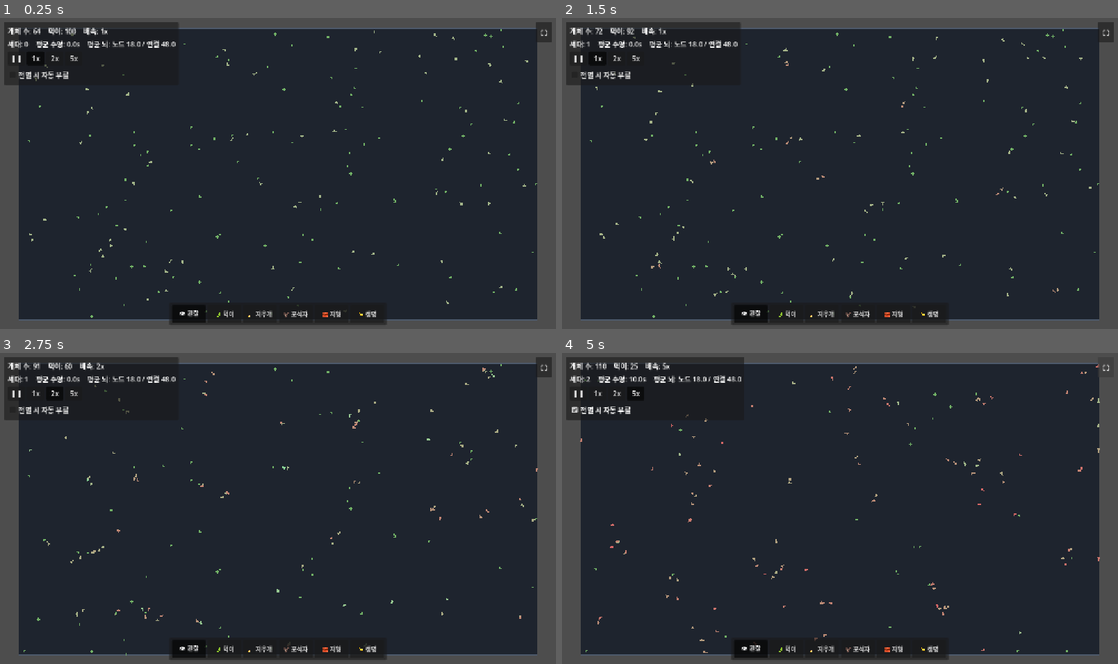
Above: before the commit, frames 1-4 (two rows, left to right).
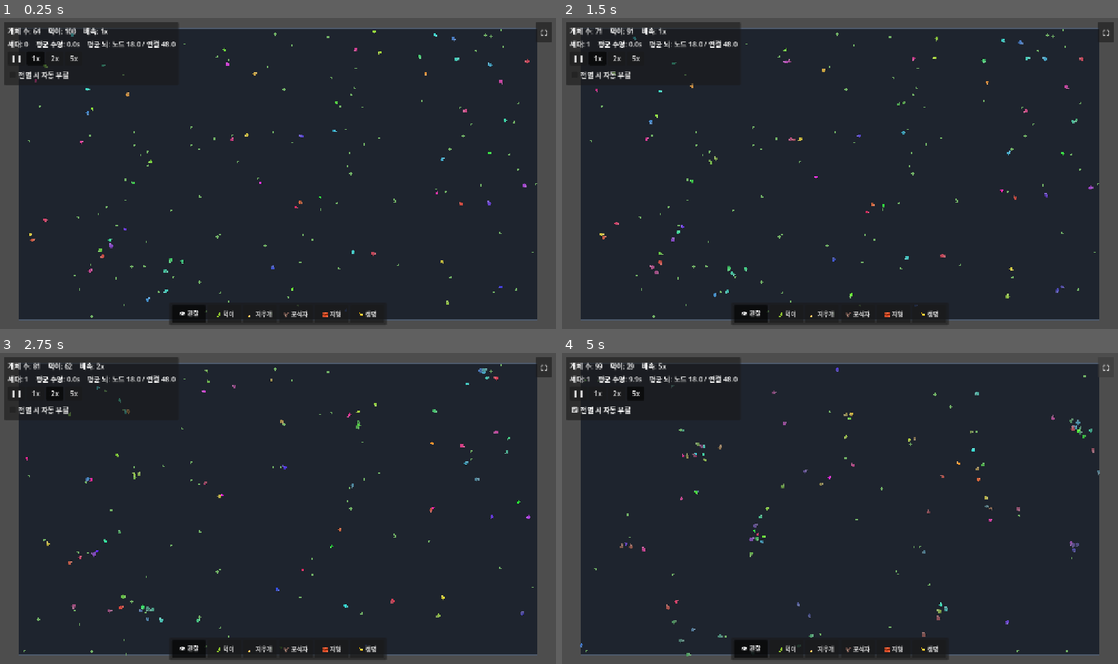
Above: after the commit, the same moments.

Repository: MoriochoRadio/mindlings
Game: Godot game, scene res://scenes/Main.tscn
Same seed, same stepped clock (60 frames per second), same inputs: the game is played once before the commit and once after it.
Inputs:
- Up to frame 1 (0.25 s): no input
- Up to frame 2 (1.5 s): click "❚❚" at 0.5 s; click "1x" at 1.25 s
- Up to frame 3 (2.75 s): click "2x" at 2 s
- Up to frame 4 (5 s): click "5x" at 2.75 s; click "전멸 시 자동 부활" at 3.5 s; click "⛶" at 4.25 s

The runs differ from the first frame. In frame 1, 0.4% of the frame differs, in the area x 5-96%, y 4-94%; in frame 2, 0.5%; in frame 3, 0.7%; in frame 4, 1.4%, in the area x 3-97%, y 1-98%.

Commit message:
T1-a: '작은 사람들' 외형 + 이름 + 보이는 형질(크기·색)
DEPTH_ROADMAP T1-a(정체성 반영판). 밋밋함 R1 해소 + '작은 사람들' 정체성 적용.
진화-AI 코어(감각→결정→학습→진화)는 그대로.

- 인간형 외형(그레이박스): 삼각형 → 코드로 그린 '머리+몸'(Creature._draw). +x가 바라보는 방향.
  외부 에셋·애니메이션 없음. Creature.tscn의 Body Polygon2D 제거(커스텀 드로로 대체).
- 이름: 개체마다 자동 닉네임(음절 조합, 다정한 톤). 클릭 패널 제목에 표시.
- 보이는 유전 형질(creature_genes.gd, 뇌처럼 유전·돌연변이):
  · 크기 유전자 → 외형/충돌 크기. 트레이드오프: 클수록 max_energy↑·오래 버팀 but 느림·대사↑
    (size_to_energy/slowness/metabolism @export).
  · 색(hue) 유전자 → 외형 색(에너지로 채도·명도 변조 → 배고픔도 함께 읽힘). 부모→자식 약한 변이로 색 계통.
  · 번식 시 형질 복제+돌연변이로 유전(World.reproduce), 창시자는 무작위 형질.
  · 변이율·범위·트레이드오프 강도 모두 @export(World/Creature).
- 가독성: 클릭 패널에 이름·생각·상태 + 형질(크기·색 스와치). 패널 레이아웃 확장(높이 420, 노드 시작 122).
- 문서: GAME_DESIGN '게임 정체성(작은 사람들)', DEPTH_ROADMAP 5장 정체성 반영, CLAUDE 한 줄 요약 갱신.

범위: 이번 슬라이스는 외형·이름·크기·색까지. 속도·감각범위·먹이성향·사회는 다음.

Co-Authored-By: Claude Opus 4.8 (1M context) <noreply@anthropic.com>

Diff:
--- a/scenes/Creature.tscn
+++ b/scenes/Creature.tscn
@@ -12,7 +12,3 @@
 
 [node name="CollisionShape2D" type="CollisionShape2D" parent="."]
 shape = SubResource("CircleShape2D_creature")
-
-[node name="Body" type="Polygon2D" parent="."]
-color = Color(0.6, 0.85, 0.65, 1)
-polygon = PackedVector2Array(9, 0, -6, 5, -6, -5)
--- a/scripts/BrainPanel.gd
+++ b/scripts/BrainPanel.gd
@@ -5,9 +5,9 @@
 ## 본격 실시간 그래프 시각화는 M5에서 확장한다.
 
 const NODE_R: float = 9.0
-# 높이는 입력 노드 수에 맞춰 잡는다(M4-3b에서 벽 더듬이 3개 추가 → 입력 14 + 편향 = 15행).
-const PANEL_SIZE: Vector2 = Vector2(344, 400)
-const NODES_TOP: float = 100.0  # 노드 그래프 시작 y(위쪽은 '생각 한 줄'+상태 영역)
+# 높이는 입력 노드 수에 맞춰 잡는다(입력 14 + 편향 = 15행). 위쪽엔 이름·생각·상태·형질 영역.
+const PANEL_SIZE: Vector2 = Vector2(344, 420)
+const NODES_TOP: float = 122.0  # 노드 그래프 시작 y(위쪽은 이름+생각 한 줄+상태+형질 영역)
 
 var _creature: Creature = null
 var _node_pos: Dictionary = {}   # node id -> 패널 로컬 좌표
@@ -74,17 +74,29 @@
 	draw_rect(Rect2(Vector2.ZERO, PANEL_SIZE), Color(0.05, 0.06, 0.09, 0.85), true)
 	draw_rect(Rect2(Vector2.ZERO, PANEL_SIZE), Color(1, 1, 1, 0.12), false, 1.0)
 
-	# 1줄: 생각(사람 말로 통역) — 패널의 주인공(LEGIBILITY_UX 기법1·3층 중 2층).
-	draw_string(font, Vector2(12, 28), _creature.get_thought(),
-		HORIZONTAL_ALIGNMENT_LEFT, PANEL_SIZE.x - 24, 16, Color(0.96, 0.97, 1.0))
-	# 2줄: 쉬운 상태(숫자 대신 의미). 배부름·나이·세대.
+	# 이름(애착·가독성) + 계보 색 스와치 — 패널 제목.
+	draw_string(font, Vector2(12, 26), _creature.nickname,
+		HORIZONTAL_ALIGNMENT_LEFT, PANEL_SIZE.x - 60, 18, Color(0.98, 0.98, 1.0))
+	var sw := Vector2(PANEL_SIZE.x - 24, 20)
+	draw_circle(sw, 8.0, _creature.trait_color())
+	draw_arc(sw, 8.0, 0.0, TAU, 18, Color(1, 1, 1, 0.35), 1.0)
+
+	# 생각(사람 말로 통역) — LEGIBILITY 기법1·3층 중 2층.
+	draw_string(font, Vector2(12, 50), _creature.get_thought(),
+		HORIZONTAL_ALIGNMENT_LEFT, PANEL_SIZE.x - 24, 15, Color(0.96, 0.97, 1.0))
+	# 쉬운 상태(숫자 대신 의미). 배부름·나이·세대.
 	var fullness: int = int(round(_creature.energy / _creature.max_energy * 100.0))
-	draw_string(font, Vector2(12, 50),
+	draw_string(font, Vector2(12, 70),
 		"배부름 %d%%   ·   %d세대째   ·   %.0f살" % [fullness, _creature.generation, _creature.age],
 		HORIZONTAL_ALIGNMENT_LEFT, PANEL_SIZE.x - 24, 12, Color(0.72, 0.78, 0.86))
+	# 보이는 형질(크기·색) — 무리가 어떻게 갈라지는지 한눈에.
+	draw_string(font, Vector2(12, 88), "크기 %.2f   ·   색 계통" % _creature.genes.size,
+		HORIZONTAL_ALIGNMENT_LEFT, PANEL_SIZE.x - 24, 12, Color(0.72, 0.78, 0.86))
+	draw_circle(Vector2(PANEL_SIZE.x - 24, 84), 6.0, _creature.trait_color())
+
 	# 구분선 + 아래는 '진짜 뇌'(고급 정보, 단계적 공개의 3층 자리).
-	draw_line(Vector2(12, 66), Vector2(PANEL_SIZE.x - 12, 66), Color(1, 1, 1, 0.10), 1.0)
-	draw_string(font, Vector2(12, 82), "이 아이의 진짜 뇌 (고급)",
+	draw_line(Vector2(12, 102), Vector2(PANEL_SIZE.x - 12, 102), Color(1, 1, 1, 0.10), 1.0)
+	draw_string(font, Vector2(12, 118), "이 아이의 진짜 뇌 (고급)",
 		HORIZONTAL_ALIGNMENT_LEFT, -1, 11, Color(0.55, 0.6, 0.68))
 
 	# 연결선: 신호(=출발 노드 활성 × 가중치) 부호로 색, 세기로 굵기·불투명도.
--- a/scripts/Creature.gd
+++ b/scripts/Creature.gd
@@ -42,12 +42,23 @@
 ## 끼임 탈출(넛지) 지속 시간(초). 이 동안 브레인 대신 열린 쪽으로 부드럽게 민다.
 @export var nudge_duration: float = 0.5
 
+@export_group("형질 트레이드오프(크기)")
+## 크기 유전자가 최대 에너지에 주는 영향. max_energy *= lerp(1, size, 이 값). 클수록 저장↑.
+@export var size_to_energy: float = 1.0
+## 크기가 이동 속도에 주는 영향(클수록 느려짐). speed /= lerp(1, size, 이 값).
+@export var size_to_slowness: float = 0.7
+## 크기가 대사에 주는 영향(클수록 더 먹어야). energy_decay *= lerp(1, size, 이 값).
+@export var size_to_metabolism: float = 0.5
+
 # 타깃 히스테리시스: 현재 먹이를 고수하고, 새 먹이가 이만큼 더 가까울 때만 교체(깜빡임 방지).
 const _TARGET_SWITCH_RATIO2: float = 0.7  # 거리² 비교(≈ 16% 이상 가까워야 교체)
 
 var energy: float = 0.0
 var age: float = 0.0
 var generation: int = 0
+
+var genes: CreatureGenes = null   # 보이는 유전 형질(크기·색). null이면 _ready에서 창시자 유전자 생성.
+var nickname: String = ""         # 자동 닉네임(애착·가독성). 비어 있으면 _ready에서 생성.
 
 var _alive: bool = true  # 포식·아사 중복 처리 방지(한 번만 죽는다)
 var _brain: MindNet = null
@@ -66,23 +77,61 @@
 var _last_sense: Array = []
 var _last_out: Array = []
 
-@onready var _body: Polygon2D = $Body
-
-## World가 스폰 시 호출. 경계·월드 참조·(선택) 미리 만든 두뇌를 넘긴다.
-func setup(bounds: Rect2, world: World, brain: MindNet = null) -> void:
+## 닉네임 음절 풀(다정·귀여운 톤). 두 음절을 이어 "토토·미루" 같은 이름을 만든다.
+const _NAME_SYL: Array[String] = [
+	"토", "미", "바", "루", "코", "나", "리", "포", "두", "삐",
+	"요", "마", "치", "노", "하", "뽀", "키", "라", "모", "소", "용", "단"]
+
+## World가 스폰 시 호출. 경계·월드 참조·(선택) 미리 만든 두뇌·유전자를 넘긴다.
+func setup(bounds: Rect2, world: World, brain: MindNet = null, p_genes: CreatureGenes = null) -> void:
 	_bounds = bounds
 	_world = world
 	if brain != null:
 		_brain = brain
+	if p_genes != null:
+		genes = p_genes
 
 func _ready() -> void:
 	if _brain == null:
 		_brain = BrainBuilder.build()
-	energy = start_energy
+	if genes == null:
+		genes = CreatureGenes.make_founder(0.25)  # 직접 인스턴스화된 경우의 안전망
+	if nickname == "":
+		nickname = _make_name()
+	_apply_genes()
+	energy = minf(start_energy, max_energy)
 	_heading = randf() * TAU
 	rotation = _heading
 	_stuck_ref = position
-	_update_color()
+	queue_redraw()
+
+## 유전 형질을 외형·능력에 반영한다(번식 시마다 인스턴스별로 한 번). 크기는 트레이드오프 동반.
+func _apply_genes() -> void:
+	scale = Vector2.ONE * genes.size            # 외형+충돌 크기(클수록 먹기 반경도 큼 — 공정)
+	max_energy *= lerpf(1.0, genes.size, size_to_energy)        # 클수록 저장↑
+	energy_decay *= lerpf(1.0, genes.size, size_to_metabolism)  # 클수록 대사↑
+	move_speed /= lerpf(1.0, genes.size, size_to_slowness)      # 클수록 느림
+
+func _make_name() -> String:
+	return _NAME_SYL[randi() % _NAME_SYL.size()] + _NAME_SYL[randi() % _NAME_SYL.size()]
+
+## '작은 사람'(그레이박스): 몸통 + 머리. +x가 바라보는 방향(rotation=heading). 색은 유전 hue × 에너지.
+func _draw() -> void:
+	var col: Color = body_color()
+	var outline := Color(0.0, 0.0, 0.0, 0.28)
+	draw_circle(Vector2(-1.0, 0.0), 6.0, col)                 # 몸통
+	draw_arc(Vector2(-1.0, 0.0), 6.0, 0.0, TAU, 18, outline, 1.0)
+	draw_circle(Vector2(5.2, 0.0), 3.6, col.lightened(0.18))  # 머리(앞쪽)
+	draw_arc(Vector2(5.2, 0.0), 3.6, 0.0, TAU, 14, outline, 1.0)
+
+## 렌더 색: 유전 hue(계보) + 에너지로 채도/명도 변조(배고프면 칙칙·어둡게 — 가독성 기법6).
+func body_color() -> Color:
+	var t: float = clampf(energy / max_energy, 0.0, 1.0)
+	return Color.from_hsv(genes.hue, lerpf(0.35, 0.85, t), lerpf(0.45, 1.0, t))
+
+## 계보 색(에너지와 무관한 순수 유전색) — 패널 형질 표시용.
+func trait_color() -> Color:
+	return Color.from_hsv(genes.hue, 0.7, 0.92)
 
 func get_brain() -> MindNet:
 	return _brain
@@ -273,10 +322,9 @@
 	_stuck_ref = position
 	_stuck_accum = 0.0
 
-## 에너지에 따라 몸 색을 빨강(굶주림)→초록(포만)으로(가독성 기둥 ②의 씨앗).
+## 에너지 변화 등으로 색이 바뀌므로 다시 그린다(색 계산은 _draw/body_color에서).
 func _update_color() -> void:
-	var t: float = clampf(energy / max_energy, 0.0, 1.0)
-	_body.color = Color(0.85, 0.4, 0.4).lerp(Color(0.55, 0.85, 0.6), t)
+	queue_redraw()
 
 ## "생각 한 줄"(LEGIBILITY_UX 기법1): 현재 감각/행동을 1인칭 다정한 말로 통역.
 ## 전문 용어 없이, 가장 두드러진 상황을 골라 친근한 문장으로 만든다.
--- a/scripts/World.gd
+++ b/scripts/World.gd
@@ -58,6 +58,19 @@
 ## 번식마다 새 은닉 노드가 추가될 확률(구조 진화).
 @export_range(0.0, 1.0) var add_node_chance: float = 0.025
 
+@export_group("형질 유전(크기·색)")
+## 크기 유전자 하한/상한. 외형·능력 배율(1.0=기본).
+@export var gene_size_min: float = 0.6
+@export var gene_size_max: float = 1.6
+## 창시자 크기 분포 폭(1.0 중심 ±).
+@export var founder_size_spread: float = 0.25
+## 번식 시 크기가 변이할 확률.
+@export_range(0.0, 1.0) var size_mutate_rate: float = 0.5
+## 크기 변이 폭(±).
+@export var size_mutate_amount: float = 0.12
+## 색(hue) 변이 폭(±, 0~1 순환). 작게 둬 부모↔자식 색 계통이 보이게.
+@export var hue_mutate_amount: float = 0.04
+
 @export_group("지형/장벽")
 ## 벽 격자 한 칸 크기(px). 작을수록 더 가늘고 촘촘한 벽이 된다. 에디터에서 미세조정 가능.
 @export var wall_cell: int = 12
@@ -154,8 +167,9 @@
 		return
 	var c: Creature = creature_scene.instantiate()
 	c.position = pos
-	# 창시자: 약한 본능을 가진 무작위 두뇌(gen 0).
-	c.setup(_bounds, self, BrainBuilder.build(founder_bias))
+	# 창시자: 약한 본능을 가진 무작위 두뇌(gen 0) + 무작위 유전 형질(크기·색).
+	c.setup(_bounds, self, BrainBuilder.build(founder_bias),
+		CreatureGenes.make_founder(founder_size_spread))
 	_creatures.add_child(c)
 
 ## 부모가 번식 임계치를 넘으면 호출(Creature → World). 자식을 만든다.
@@ -166,12 +180,15 @@
 	var child_brain: MindNet = parent.get_brain().clone()
 	child_brain.mutate(weight_mutate_rate, weight_perturb, weight_replace_chance,
 		add_conn_chance, add_node_chance)
+	# 유전 형질(크기·색)도 부모에서 복제 후 돌연변이로 물려준다(뇌와 동일 원리).
+	var child_genes: CreatureGenes = parent.genes.inherit(
+		gene_size_min, gene_size_max, size_mutate_rate, size_mutate_amount, hue_mutate_amount)
 
 	var child: Creature = creature_scene.instantiate()
 	var offset := Vector2(randf_range(-22.0, 22.0), randf_range(-22.0, 22.0))
 	child.position = (parent.position + offset).clamp(_bounds.position, _bounds.end)
 	child.generation = parent.generation + 1
-	child.setup(_bounds, self, child_brain)
+	child.setup(_bounds, self, child_brain, child_genes)
 	_creatures.add_child(child)
 	child.energy = offspring_start_energy  # _ready 이후라 시작 에너지를 덮어쓴다
 
--- /dev/null
+++ b/scripts/creature_genes.gd
@@ -0,0 +1,26 @@
+class_name CreatureGenes
+extends RefCounted
+## 보이는 유전 형질(DEPTH_ROADMAP T1-a, '작은 사람들' 정체성).
+## 뇌(신경망)처럼 부모→자식으로 복제+돌연변이되어 유전된다.
+## 이번 슬라이스: 크기·색(hue)만. 속도·감각범위·먹이성향 등은 다음 슬라이스에서 추가.
+
+var size: float = 1.0   # 외형/능력 배율(작을수록 빠르고 약함, 클수록 느리고 튼튼 — Creature가 트레이드오프 적용)
+var hue: float = 0.0    # 색상(0~1). 계보·다양성 가시화용. 부모→자식 약한 변이로 색 계통이 보인다.
+
+## 창시자(gen 0) 유전자: 크기는 1.0 중심으로 살짝 흩뿌리고, 색은 완전 무작위(시작부터 다채롭게).
+static func make_founder(size_spread: float) -> CreatureGenes:
+	var g := CreatureGenes.new()
+	g.size = 1.0 + randf_range(-size_spread, size_spread)
+	g.hue = randf()
+	return g
+
+## 자식 유전자: 부모 형질을 복제 후 돌연변이. 크기는 범위로 클램프, 색은 0~1 순환.
+func inherit(size_min: float, size_max: float, size_rate: float,
+		size_amount: float, hue_amount: float) -> CreatureGenes:
+	var c := CreatureGenes.new()
+	var s: float = size
+	if randf() < size_rate:
+		s += randf_range(-size_amount, size_amount)
+	c.size = clampf(s, size_min, size_max)
+	c.hue = fposmod(hue + randf_range(-hue_amount, hue_amount), 1.0)
+	return c
Not shown, added: scripts/WorldCamera.gd.uid
Not shown, changed: CLAUDE.md
Not shown, changed: docs/DEPTH_ROADMAP.md
Not shown, changed: docs/GAME_DESIGN.md
